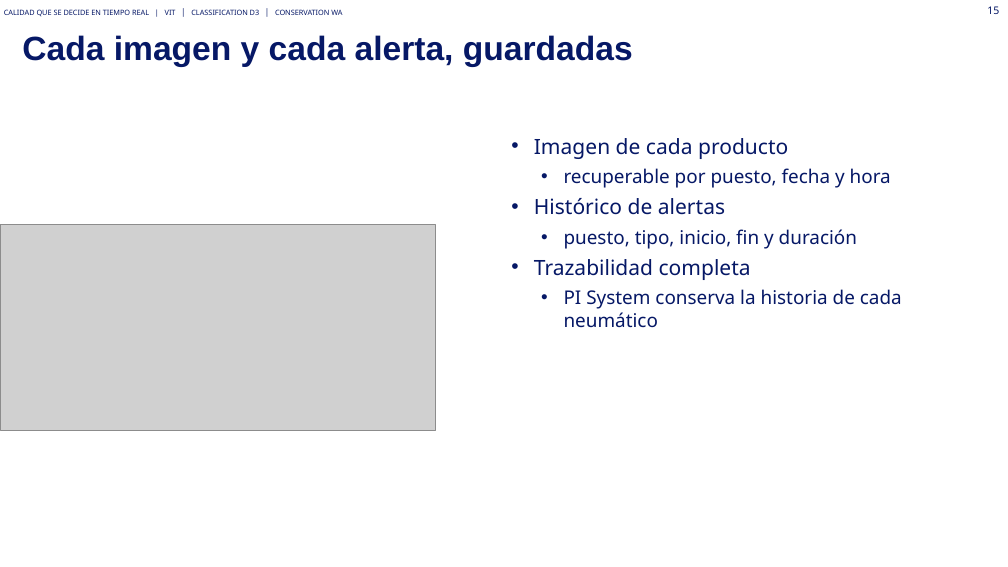
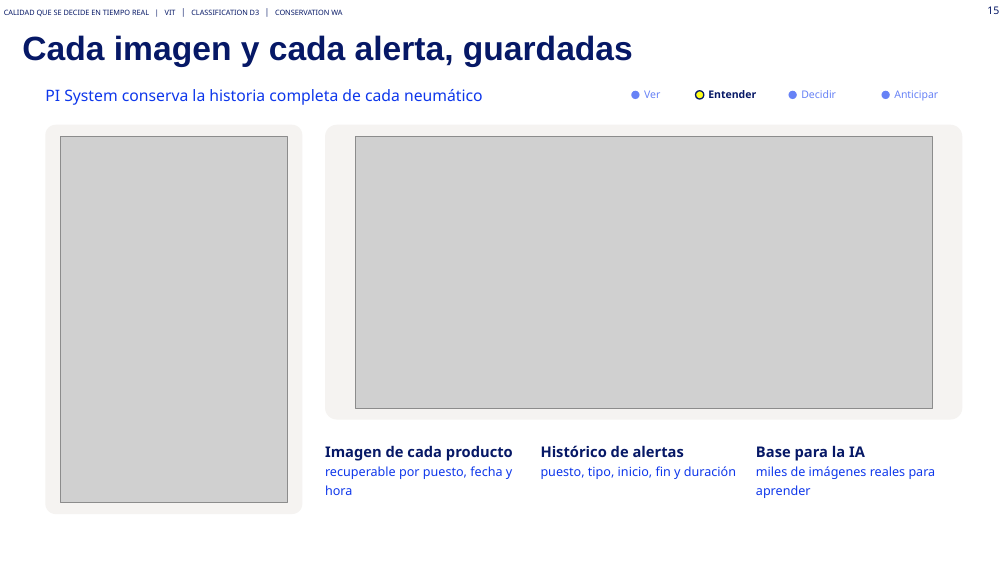
Before and after one commit to Asierenux/blank-app, a slide deck: slide 15 of presentaciones/Michelin_Hyundai_Fabricacion_Digital_ES_plantilla2026.pptx. Drawn at 1008x567 pixels with LibreOffice and Linux fonts; fonts in the diff are those of the drawing; grey boxes stand for pictures. Boxes give left, top, right and bottom in pixels: in the first picture for what was removed or moved away, otherwise in the second. Text is boxed around its words. In the diff, an @@ line names an element or a change of style, - is before the commit and + after.

```diff
--- a/presentaciones/Michelin_Hyundai_Fabricacion_Digital_ES_plantilla2026.pptx
+++ b/presentaciones/Michelin_Hyundai_Fabricacion_Digital_ES_plantilla2026.pptx
@@ text added at [45,89,483,105], 15 pt, text #0E37EB @@
+PI System conserva la historia completa de cada neumático
@@ ellipse added at [631,91,640,99], fill #6782F6 @@
@@ text added at [644,90,660,98], 10 pt, text #6782F6 @@
+Ver
@@ ellipse added at [696,91,704,99], fill #FFFF1A, outline #061866 1.25 pt @@
@@ text added at [708,90,756,98], 10 pt, text #061866, bold @@
+Entender
@@ ellipse added at [789,91,797,99], fill #6782F6 @@
@@ text added at [801,90,836,98], 10 pt, text #6782F6 @@
+Decidir
@@ ellipse added at [882,91,890,99], fill #6782F6 @@
@@ text added at [894,90,938,101], 10 pt, text #6782F6 @@
+Anticipar
@@ rounded rectangle added at [45,125,302,514], fill #F5F3F1 @@
@@ picture added at [60,136,287,503] @@
@@ rounded rectangle added at [325,125,963,420], fill #F5F3F1 @@
@@ picture: place and size @@
-picture at [0,225,436,430]
+picture at [355,136,932,408]
@@ text removed at [534,138,902,328] @@
-• Imagen de cada producto
-  • recuperable por puesto, fecha y hora
-• Histórico de alertas
-  • puesto, tipo, inicio, fin y duración
-• Trazabilidad completa
-  • PI System conserva la historia de cada neumático
@@ text added at [325,445,513,495], 12 pt, text #0E37EB @@
+Imagen de cada producto
+recuperable por puesto, fecha y hora
@@ text added at [541,445,736,479], 12 pt, text #0E37EB @@
+Histórico de alertas
+puesto, tipo, inicio, fin y duración
@@ text added at [756,445,936,498], 12 pt, text #0E37EB @@
+Base para la IA
+miles de imágenes reales para aprender
```
Also in this commit, not shown: 25 other slides changed, 1 other file.
